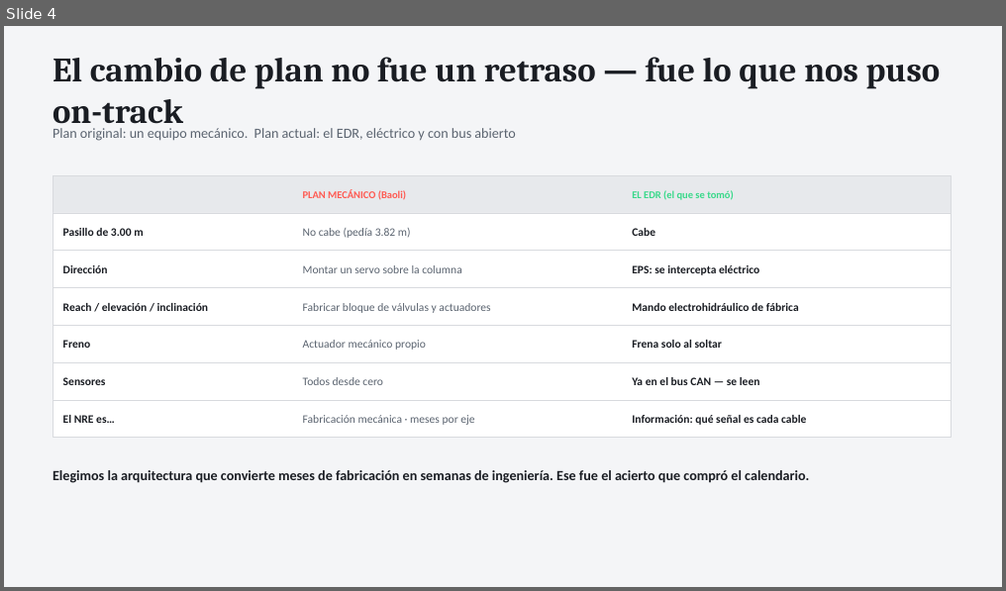
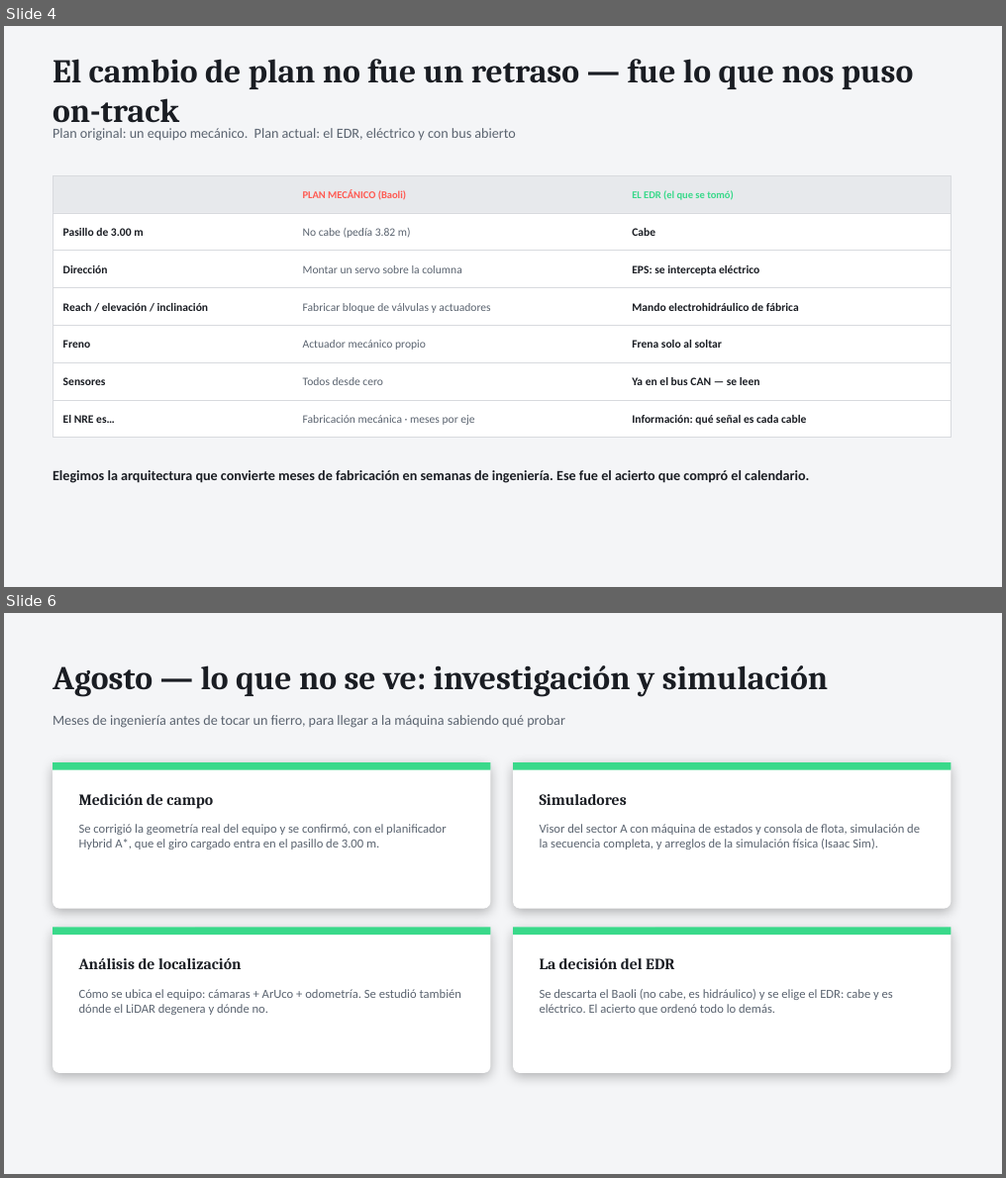
Before and after one commit to Rodzilla-TheCreator/tata, a slide deck: presentaciones/TaTa_Estado_y_Pedido_Omar.pptx. Shown one above the other, each under a label of ours: slide 4 before the commit, slides 4 and 6 after it; the slides between them are not shown. The pictures are 1006x591 and 1006x1178 pixels, drawn with LibreOffice and Linux fonts; fonts in the diff are those of the drawing. Boxes give left, top, right and bottom in pixels: in the first picture for what was removed or moved away, otherwise in the second. Text is boxed around its words. In the diff, an @@ line names an element or a change of style, - is before the commit and + after.

```diff
--- a/presentaciones/TaTa_Estado_y_Pedido_Omar.pptx
+++ b/presentaciones/TaTa_Estado_y_Pedido_Omar.pptx
@@ slide 6 added at box(4, 613, 1002, 1174), background #F4F5F7 @@
@@ text added at box(53, 665, 828, 697), 32 pt, text #1A1D23, bold @@
+Agosto — lo que no se ve: investigación y simulación
@@ text added at box(53, 715, 565, 728), 13.5 pt, text #5B6470 @@
+Meses de ingeniería antes de tocar un fierro, para llegar a la máquina sabiendo qué probar
@@ rounded rectangle added at box(53, 762, 491, 909), fill #FFFFFF @@
@@ rectangle added at box(53, 762, 491, 770), fill #39D98A @@
@@ rounded rectangle added at box(513, 762, 951, 909), fill #FFFFFF @@
@@ rectangle added at box(513, 762, 951, 770), fill #39D98A @@
@@ text added at box(79, 794, 213, 809), 15 pt, text #1A1D23, bold @@
+Medición de campo
@@ text added at box(540, 794, 627, 805), 15 pt, text #1A1D23, bold @@
+Simuladores
@@ text added at box(79, 824, 447, 850), 12 pt, text #5B6470 @@
+Se corrigió la geometría real del equipo y se confirmó, con el planificador Hybrid A*, que el giro cargado entra en el pasillo de 3.00 m.
@@ text added at box(540, 824, 920, 850), 12 pt, text #5B6470 @@
+Visor del sector A con máquina de estados y consola de flota, simulación de la secuencia completa, y arreglos de la simulación física (Isaac Sim).
@@ rounded rectangle added at box(53, 928, 491, 1073), fill #FFFFFF @@
@@ rectangle added at box(53, 928, 491, 935), fill #39D98A @@
@@ rounded rectangle added at box(513, 928, 951, 1073), fill #FFFFFF @@
@@ rectangle added at box(513, 928, 951, 935), fill #39D98A @@
@@ text added at box(79, 959, 242, 969), 15 pt, text #1A1D23, bold @@
+Análisis de localización
@@ text added at box(540, 959, 674, 969), 15 pt, text #1A1D23, bold @@
+La decisión del EDR
@@ text added at box(79, 989, 462, 1015), 12 pt, text #5B6470 @@
+Cómo se ubica el equipo: cámaras + ArUco + odometría. Se estudió también dónde el LiDAR degenera y dónde no.
@@ text added at box(540, 989, 893, 1015), 12 pt, text #5B6470 @@
+Se descarta el Baoli (no cabe, es hidráulico) y se elige el EDR: cabe y es eléctrico. El acierto que ordenó todo lo demás.
@@ slide 4 changed as well @@
@@ text "El cambio de plan no ..." at box(53, 59, 913, 130): size 33 to 32 pt @@
```
Also in this commit, not shown: 8 other slides changed, 7 other slides added, 3 slides removed, 2 other files.
